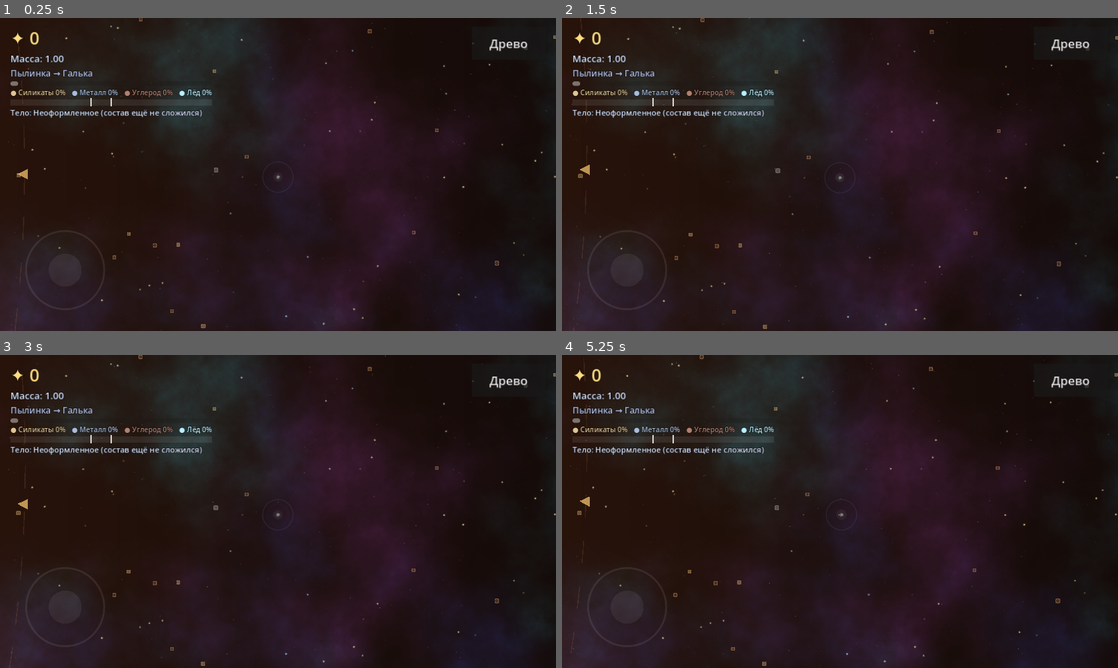
Above: before the commit, frames 1-4 (two rows, left to right).
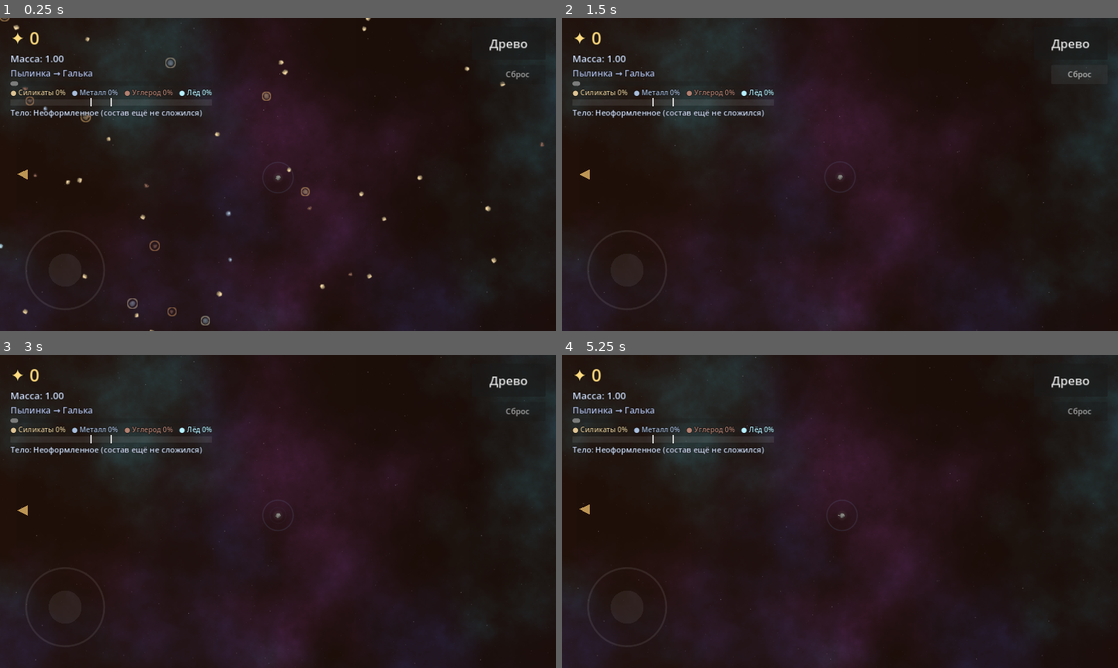
Above: after the commit, the same moments.

Repository: kokazolik/blackhole
Game: Godot game, scene res://scenes/main.tscn
Same seed, same stepped clock (60 frames per second), same inputs: the game is played once before the commit and once after it.
Inputs (mouse positions are in pixels of both pictures, inside the frame that each line leads up to):
- Up to frame 1 (0.25 s): no input
- Up to frame 2 (1.5 s): click (1079, 74) at 0.5 s, where only the run after the commit has a clickable "Сброс"; click (1079, 74) at 1.25 s, where only the run after the commit has a clickable "Точно?"
- Up to frame 3 (3 s): click "Древо" at 2 s; click "Назад" at 2.75 s
- Up to frame 4 (5.25 s): tap Enter at 3.5, 5 s; move the mouse to (962, 495) at 3.52 s; hold D 3.53-4.25 s; tap Tab at 3.6, 5.1 s; click (962, 495) at 3.67 s; tap Space at 4.25 s; drag from (840, 511) to (812, 574) at 4.27 s; move the mouse to (895, 442) at 5.02 s; hold D from 5.03 s (still down)

The runs differ from the first frame. In frame 1, 6.0% of the frame differs, in the area x 0-100%, y 0-100%; in frame 2, 5.8%; in frame 3, 5.4%; in frame 4, 5.4%.

Commit message:
Smaller start size, gentler growth, reset button
- Player starts the size of level 1 dust and is just above level 2 by the first skill
- Level 2 and 3 dust only slightly larger; camera zooms in, star stays huge
- Slower orbital drift, finer dust clumps for the new scale
- Two-tap progress reset button in the HUD

Co-Authored-By: Claude Opus 5.5 (1M context) <noreply@anthropic.com>
Claude-Session: https://claude.ai/code/session_019JT9H9Z6HgHqYWpXn3DgRx

Diff:
--- a/data/skills.json
+++ b/data/skills.json
@@ -8,7 +8,7 @@
 			"max_level": 1,
 			"pos": [0, 0],
 			"requires": [],
-			"effects": {"gravity": 0.5, "dust_level": 2, "spawn": 0.8}
+			"effects": {"gravity": 0.5, "dust_level": 2, "spawn": 0.83}
 		},
 		{
 			"id": "gravity_1",
--- a/scripts/autoload/skills.gd
+++ b/scripts/autoload/skills.gd
@@ -11,7 +11,7 @@
 	"gravity": 1.0,   # сила притяжения
 	"reach": 1.0,     # радиус притяжения
 	"speed": 1.0,     # скорость движения
-	"spawn": 0.2,     # плотность пыли вокруг; в начале пыли мало, «Начало» поднимает до 1.0
+	"spawn": 0.17,    # плотность пыли вокруг; в начале пыли мало, «Начало» поднимает почти до 1.0
 	"cluster": 1.0,   # частота скоплений
 	"value": 1.0,     # валюта с пыли
 	"dust_level": 1,  # максимальный уровень поглощаемой пыли
--- a/scripts/data/game_data.gd
+++ b/scripts/data/game_data.gd
@@ -7,14 +7,16 @@
 const SNOW_LINE := 6800.0   # дальше: лёд и углерод
 const START_DISTANCE := 4300.0  # с края экрана видно сияние звезды
 
-# Радиус пылинки игрока при массе 1. Радиус растёт как кубический корень массы.
-const BASE_RADIUS := 6.0
+# Радиус пылинки игрока при массе 1: на старте игрок размером с пыль 1-го уровня.
+# Радиус растёт как кубический корень массы, поэтому к первому навыку (~50 пылинок)
+# игрок лишь чуть крупнее пыли 2-го уровня.
+const BASE_RADIUS := 2.1
 
 # Индекс в массиве = уровень пыли - 1.
 const DUST_LEVELS := [
-	{"radius": 2.1, "mass": 0.04, "value": 1.0, "spawn_weight": 1.0, "cluster_weight": 1.0, "color": Color(0.91, 0.93, 1.0)},
-	{"radius": 2.9, "mass": 0.12, "value": 2.0, "spawn_weight": 0.3, "cluster_weight": 0.5, "color": Color(1.0, 0.70, 0.28)},
-	{"radius": 4.0, "mass": 0.40, "value": 5.0, "spawn_weight": 0.1, "cluster_weight": 0.25, "color": Color(0.61, 0.55, 1.0)},
+	{"radius": 1.9, "mass": 0.03, "value": 1.0, "spawn_weight": 1.0, "cluster_weight": 1.0, "color": Color(0.91, 0.93, 1.0)},
+	{"radius": 2.5, "mass": 0.09, "value": 2.0, "spawn_weight": 0.3, "cluster_weight": 0.5, "color": Color(1.0, 0.70, 0.28)},
+	{"radius": 3.3, "mass": 0.30, "value": 5.0, "spawn_weight": 0.1, "cluster_weight": 0.25, "color": Color(0.61, 0.55, 1.0)},
 ]
 
 const MATERIALS := {
@@ -30,7 +32,7 @@
 const SNOW_LINE_BOOST := 2.0
 const SNOW_LINE_WIDTH := 700.0
 # Орбитальная скорость на стартовом расстоянии; вблизи звезды быстрее, как v ~ 1/sqrt(r).
-const ORBIT_SPEED_AT_START := 60.0
+const ORBIT_SPEED_AT_START := 25.0
 
 # Состав тела. Пока собрано мало вещества, тип не определён.
 const COMPOSITION_MIN_MASS := 0.5
--- a/scripts/ui/hud.gd
+++ b/scripts/ui/hud.gd
@@ -14,6 +14,8 @@
 var _body_label: Label
 var _tree_button: Button
 var _badge: Label
+var _reset_button: Button
+var _reset_armed := false
 var _drawn_star_pos := Vector2(INF, INF)
 
 
@@ -77,10 +79,40 @@
 	_tree_button.pressed.connect(func(): tree_requested.emit())
 	add_child(_tree_button)
 
+	# Сброс прогресса: первое нажатие просит подтверждения, второе сбрасывает.
+	_reset_button = Button.new()
+	_reset_button.text = "Сброс"
+	_reset_button.add_theme_font_size_override("font_size", 18)
+	_reset_button.anchor_left = 1.0
+	_reset_button.anchor_right = 1.0
+	_reset_button.offset_left = -154
+	_reset_button.offset_right = -24
+	_reset_button.offset_top = 108
+	_reset_button.offset_bottom = 152
+	_reset_button.focus_mode = Control.FOCUS_NONE
+	_reset_button.modulate = Color(1, 1, 1, 0.7)
+	_reset_button.pressed.connect(_on_reset_pressed)
+	add_child(_reset_button)
+
 	_badge = _label(26, Color(1.0, 0.7, 0.28))
 	_badge.text = "●"
 	_badge.position = Vector2(150, -12)
 	_tree_button.add_child(_badge)
+
+
+func _on_reset_pressed() -> void:
+	if not _reset_armed:
+		_reset_armed = true
+		_reset_button.text = "Точно?"
+		_reset_button.add_theme_color_override("font_color", Color(1.0, 0.45, 0.35))
+		await get_tree().create_timer(3.0).timeout
+		if is_instance_valid(_reset_button):
+			_reset_armed = false
+			_reset_button.text = "Сброс"
+			_reset_button.remove_theme_color_override("font_color")
+		return
+	GameState.reset_run()
+	get_tree().reload_current_scene()
 
 
 func _label(font_size: int, color: Color) -> Label:
--- a/scripts/world/dust_field.gd
+++ b/scripts/world/dust_field.gd
@@ -68,7 +68,7 @@
 	_clumps.noise_type = FastNoiseLite.TYPE_SIMPLEX_SMOOTH
 	_clumps.fractal_type = FastNoiseLite.FRACTAL_RIDGED
 	_clumps.fractal_octaves = 3
-	_clumps.frequency = 0.0022
+	_clumps.frequency = 0.0063
 
 	var quad := QuadMesh.new()
 	quad.size = Vector2.ONE
@@ -144,10 +144,10 @@
 			if edible:
 				var k := 0.35 + 0.65 * (1.0 - dist / pull_r)
 				d.vel += dir * strength * k * delta
-			elif dist < pr + d.r + 2.0:
+			elif dist < pr + d.r + 0.7:
 				# Пыль выше открытого уровня отталкивается от поверхности.
-				d.pos = pp - dir * (pr + d.r + 2.0)
-				d.vel = -dir * maxf(player.velocity.length(), 20.0) * 0.8
+				d.pos = pp - dir * (pr + d.r + 0.7)
+				d.vel = -dir * maxf(player.velocity.length(), 8.0) * 0.8
 				_write_origin(d)
 		if d.vel.length_squared() > 0.0001:
 			d.vel *= drag
--- a/scripts/world/player.gd
+++ b/scripts/world/player.gd
@@ -4,7 +4,7 @@
 
 const ACCEL_FACTOR := 3.0
 const GRAIN_TEX := preload("res://assets/player/player_grain.png")
-const GRAIN_SCALE := 2.8   # зерно на текстуре занимает ~70% её ширины
+const GRAIN_SCALE := 3.7   # зерно на текстуре занимает ~70% её ширины; видимый размер как у пыли (~2.7 радиуса)
 const SPIN_SPEED := 0.15   # медленное вращение комка, рад/с
 const TRAIL_POINTS := 20
 const TRAIL_STEP := 0.035  # секунд между точками следа
@@ -135,9 +135,9 @@
 	# Поле притяжения: слабое кольцо и бегущая волна внутрь.
 	var pr := pull_radius()
 	var ring := Color(0.55, 0.75, 1.0, 0.10 + 0.05 * (Skills.stat("gravity") - 1.0))
-	draw_arc(Vector2.ZERO, pr, 0.0, TAU, 40, ring, maxf(1.0, radius * 0.08), true)
+	draw_arc(Vector2.ZERO, pr, 0.0, TAU, 40, ring, maxf(0.5, radius * 0.08), true)
 	var wave_r := lerpf(pr, radius, _ring_phase)
-	draw_arc(Vector2.ZERO, wave_r, 0.0, TAU, 32, Color(ring, ring.a * 0.6 * _ring_phase), maxf(1.0, radius * 0.05), true)
+	draw_arc(Vector2.ZERO, wave_r, 0.0, TAU, 32, Color(ring, ring.a * 0.6 * _ring_phase), maxf(0.4, radius * 0.05), true)
 
 	# Шлейф мелкой пыли позади.
 	for i in range(1, _trail.size()):
@@ -152,7 +152,7 @@
 	var gs := r * 5.2
 	draw_texture_rect(_glow_tex, Rect2(-gs * 0.5, -gs * 0.5, gs, gs), false, Color(body_color, 0.22 + 0.15 * _pulse))
 	var s := r * GRAIN_SCALE
-	var tint := body_color.lightened(0.35 + 0.3 * _pulse)
+	var tint := body_color.lightened(0.5 + 0.3 * _pulse)
 	draw_set_transform(Vector2.ZERO, _spin)
 	draw_texture_rect(GRAIN_TEX, Rect2(-s * 0.5, -s * 0.5, s, s), false, tint)
 	draw_set_transform(Vector2.ZERO)
--- a/scripts/world/star.gd
+++ b/scripts/world/star.gd
@@ -73,4 +73,4 @@
 	for i in range(0, segments, 2):
 		points.append(Vector2.from_angle(TAU * i / segments) * radius)
 		points.append(Vector2.from_angle(TAU * (i + 1) / segments) * radius)
-	draw_multiline(points, color, 3.0)
+	draw_multiline(points, color, 1.2)
Not shown, changed: export_presets.cfg
